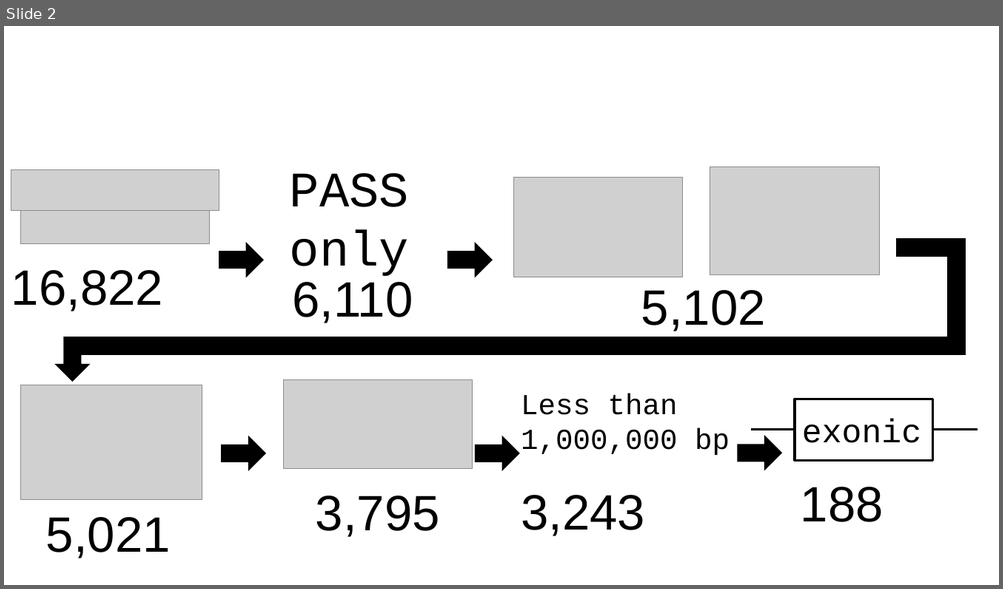
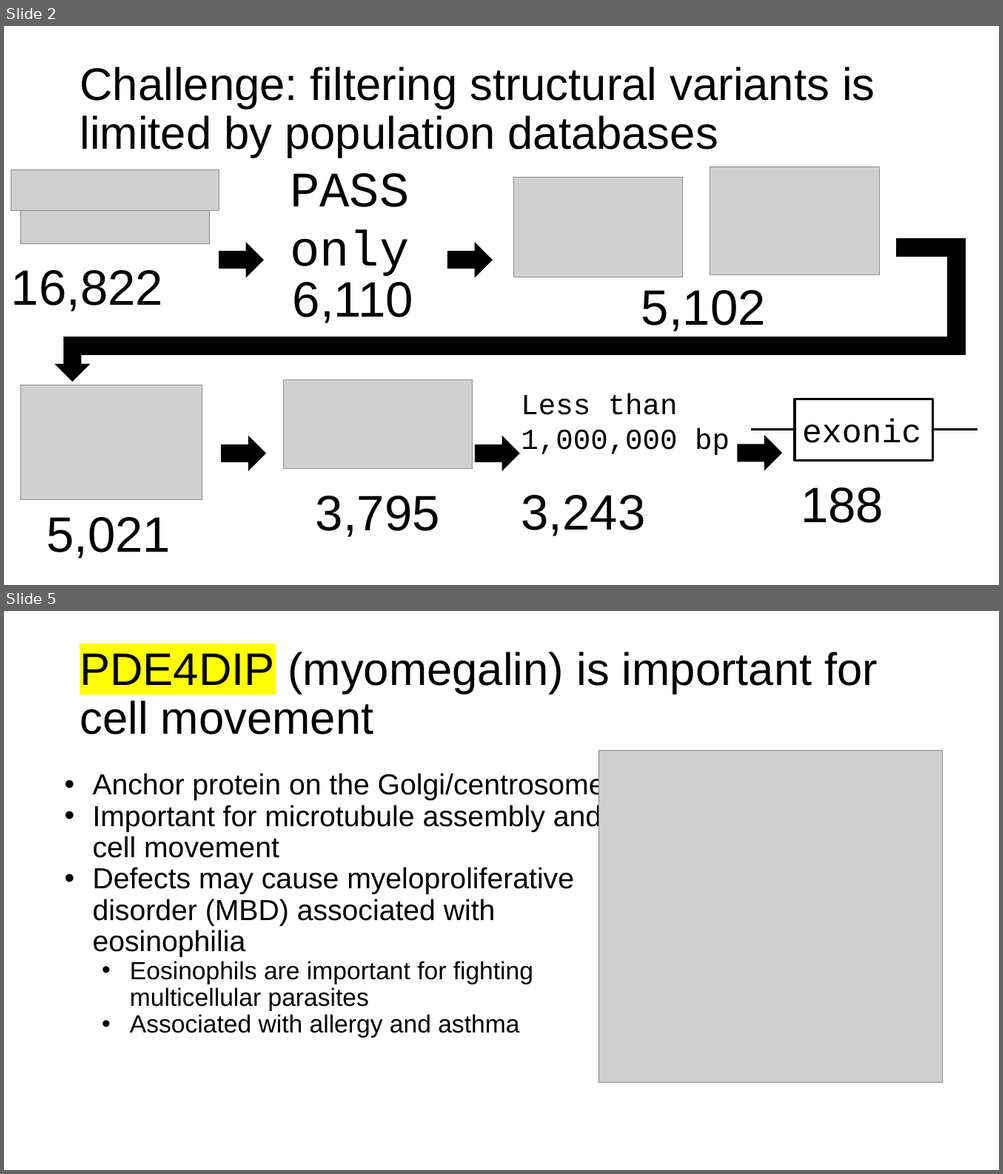
Before and after one commit to SVAI/Undiagnosed-1, a slide deck: Catch23/Hackathon Team Presentation.pptx. Shown one above the other, each under a label of ours: slide 2 before the commit, slides 2 and 5 after it; the slides between them are not shown. The pictures are 1003x589 and 1003x1174 pixels, drawn with LibreOffice and Linux fonts; fonts in the diff are those of the drawing; grey boxes stand for pictures. Boxes give left, top, right and bottom in pixels: in the first picture for what was removed or moved away, otherwise in the second. Text is boxed around its words. In the diff, an @@ line names an element or a change of style, - is before the commit and + after.

```diff
--- a/Catch23/Hackathon Team Presentation.pptx
+++ b/Catch23/Hackathon Team Presentation.pptx
@@ slide 5 added at (4, 611, 999, 1170), background #FFFFFF @@
@@ title added at (79, 652, 878, 735), 44 pt, text #000000 @@
+PDE4DIP (myomegalin) is important for
+cell movement
@@ picture added at (599, 751, 942, 1082) @@
@@ text added at (93, 772, 605, 1038), 28 pt, text #000000 @@
+• Anchor protein on the Golgi/centrosome
+• Important for microtubule assembly and cell movement
+• Defects may cause myeloproliferative disorder (MBD) associated with eosinophilia
+  • Eosinophils are important for fighting multicellular parasites
+  • Associated with allergy and asthma
@@ slide 2 changed as well @@
@@ title added at (79, 67, 874, 158), 44 pt, text #000000 @@
+Challenge: filtering structural variants is limited by population databases
```
Also in this commit, not shown: 4 other slides added, 2 slides removed, 1 other file.
